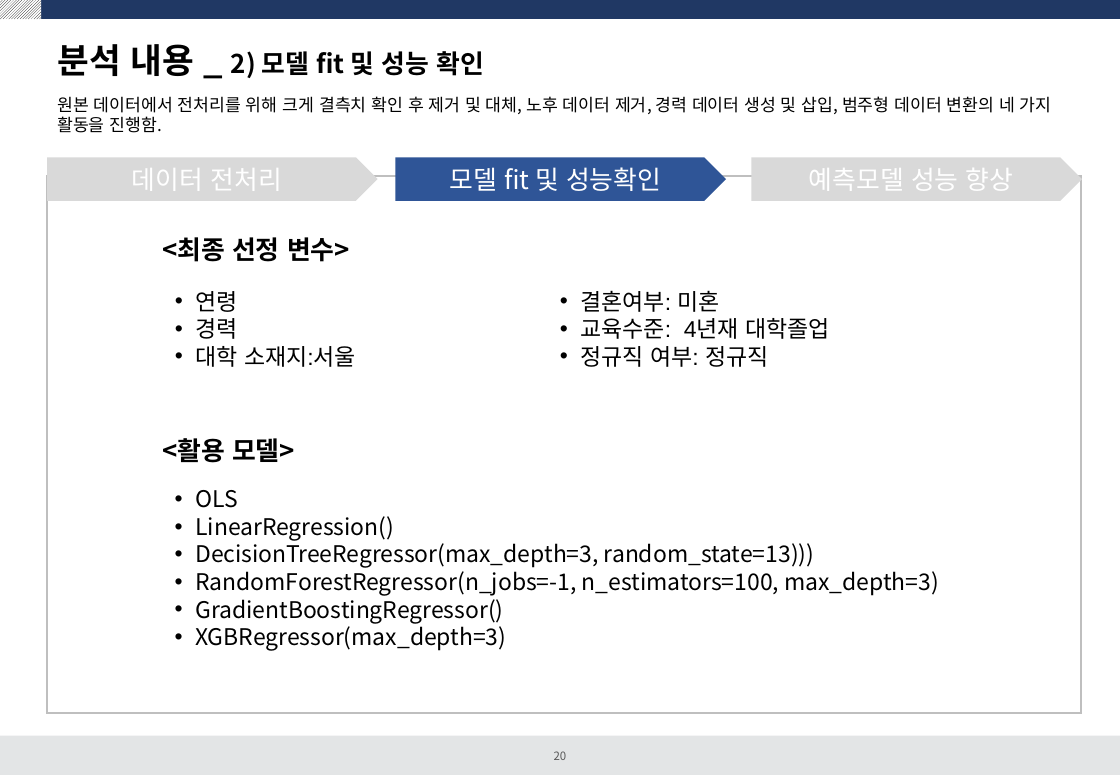
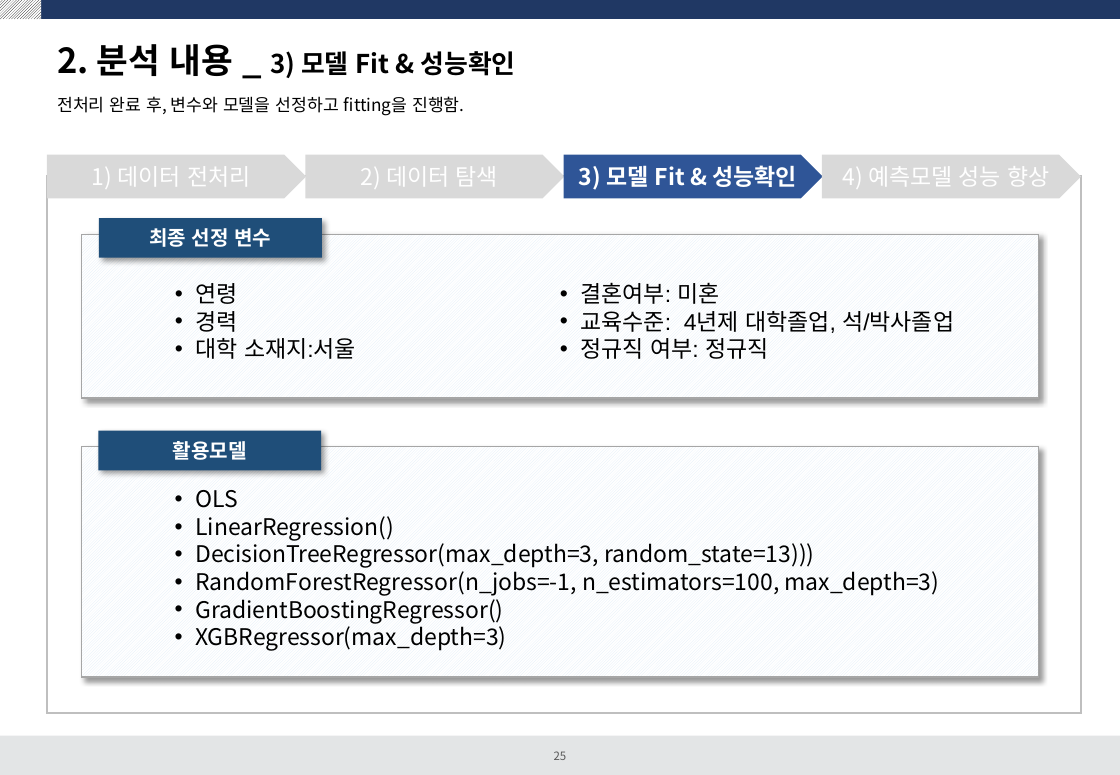
Before and after one commit to dss-14th/Regression_3_project, a slide deck: slide 25 of 여성임금 예측프로젝트.pptx (slide 20 before the commit). Drawn at 1120x775 pixels with LibreOffice and Linux fonts; fonts in the diff are those of the drawing. Boxes give left, top, right and bottom in pixels: in the first picture for what was removed or moved away, otherwise in the second. Text is boxed around its words. In the diff, an @@ line names an element or a change of style, - is before the commit and + after.

```diff
--- a/여성임금 예측프로젝트.pptx
+++ b/여성임금 예측프로젝트.pptx
@@ title at [57, 44, 516, 78]: text changed @@
-분석 내용 _ 2) 모델 fit 및 성능 확인
+2. 분석 내용 _ 3) 모델 Fit & 성능확인
@@ text at [57, 96, 464, 116]: text changed @@
-원본 데이터에서 전처리를 위해 크게 결측치 확인 후 제거 및 대체, 노후 데이터 제거, 경력 데이터 생성 및 삽입, 범주형 데이터 변환의 네 가지 활동을 진행함.
+전처리 완료 후, 변수와 모델을 선정하고 fitting을 진행함.
@@ pentagon arrow "1) 데이터 전처리": place and size @@
-pentagon arrow "1) 데이터 전처리" at [47, 157, 377, 201]
+pentagon arrow "1) 데이터 전처리" at [47, 155, 306, 199]
@@ text in pentagon arrow at [92, 159, 250, 192]: text changed; size 18 to 16 pt @@
-데이터 전처리
+1) 데이터 전처리
@@ pentagon arrow added at [305, 155, 565, 199], fill #D9D9D9, 16 pt, text #FFFFFF @@
+2) 데이터 탐색
@@ pentagon arrow "3) 모델 Fit & 성능확인": place and size @@
-pentagon arrow "3) 모델 Fit & 성능확인" at [395, 157, 726, 201]
+pentagon arrow "3) 모델 Fit & 성능확인" at [564, 155, 823, 199]
@@ text in pentagon arrow at [579, 165, 796, 190]: text changed; size 18 to 16 pt; bold on @@
-모델 fit 및 성능확인
+3) 모델 Fit & 성능확인
@@ pentagon arrow "4) 예측모델 성능 향상": place and size @@
-pentagon arrow "4) 예측모델 성능 향상" at [752, 157, 1083, 201]
+pentagon arrow "4) 예측모델 성능 향상" at [822, 155, 1082, 199]
@@ text in pentagon arrow at [842, 159, 1049, 192]: text changed; size 18 to 16 pt @@
-예측모델 성능 향상
+4) 예측모델 성능 향상
@@ rectangle added at [82, 235, 1039, 399], fill pattern #DEEBF7 on #FFFFFF, outline #A6A6A6 1 pt @@
@@ rectangle "최종 선정 변수" at [99, 218, 323, 258]: vertical alignment top to middle; fill none to #1F4E79; shadow on @@
@@ rectangle "최종 선정 변수": place and size @@
-rectangle "최종 선정 변수" at [162, 237, 350, 262]
+rectangle "최종 선정 변수" at [99, 218, 323, 258]
@@ text in rectangle at [149, 228, 271, 247]: text changed; size 18 to 14 pt; text colour #000000 to #FFFFFF @@
-<최종 선정 변수>
+최종 선정 변수
@@ text "연령": place and size @@
-text "연령" at [195, 290, 829, 367]
+text "연령" at [195, 282, 954, 359]
@@ text at [581, 311, 954, 333]: text changed @@
-• 교육수준: 4년재 대학졸업
+• 교육수준: 4년제 대학졸업, 석/박사졸업
@@ rectangle added at [82, 447, 1039, 677], fill pattern #DEEBF7 on #FFFFFF, outline #A6A6A6 1 pt @@
@@ rectangle "활용모델": place and size @@
-rectangle "활용모델" at [162, 438, 295, 463]
+rectangle "활용모델" at [98, 431, 322, 471]
@@ rectangle "활용모델" at [98, 431, 322, 471]: vertical alignment top to middle; fill none to #1F4E79; shadow on @@
@@ text in rectangle at [173, 441, 247, 460]: text changed; size 18 to 14 pt; text colour #000000 to #FFFFFF @@
-<활용 모델>
+활용모델
@@ page number at [554, 751, 567, 760]: text changed @@
-20
+25
```
Also in this commit, not shown: 13 other slides changed, 27 slides added, 8 slides removed, 6 other files.
